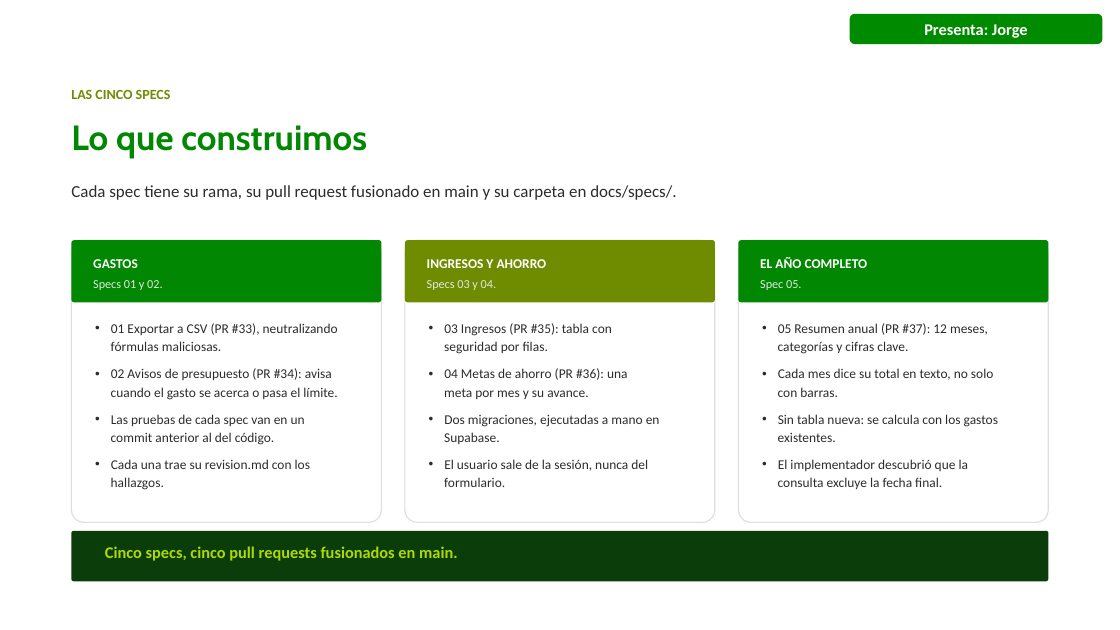
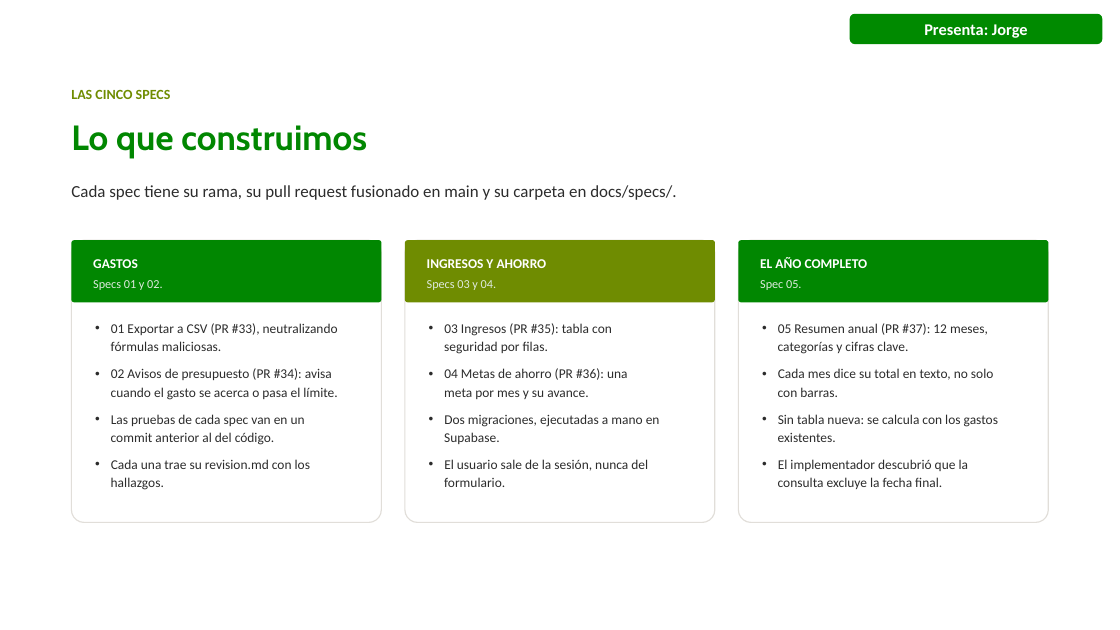
Before and after one commit to juandadevp/cuentasclaras, a slide deck: slide 11 of docs/Exposicion_Cuentas_Claras_con_responsables.pptx (slide 12 before the commit). Drawn at 1120x630 pixels with LibreOffice and Linux fonts; fonts in the diff are those of the drawing; background and template pictures are left out. Boxes give left, top, right and bottom in pixels: in the first picture for what was removed or moved away, otherwise in the second. Text is boxed around its words. In the diff, an @@ line names an element or a change of style, - is before the commit and + after.

```diff
--- a/docs/Exposicion_Cuentas_Claras_con_responsables.pptx
+++ b/docs/Exposicion_Cuentas_Claras_con_responsables.pptx
@@ freeform shape removed at (x1=71, y1=531, x2=1049, y2=581) @@
@@ text removed at (x1=105, y1=546, x2=458, y2=561) @@
-Cinco specs, cinco pull requests fusionados en main.
```
Also in this commit, not shown: 12 other slides changed, 1 slide removed, 1 other file.
